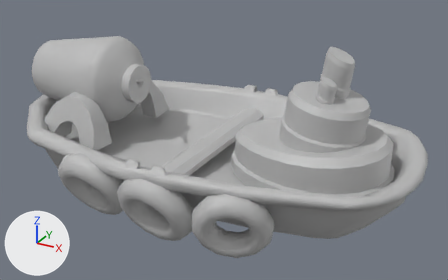
An edit to the FBX model Assets/Meshes/MeshTugBoat.fbx, drawn before and after from the same camera.
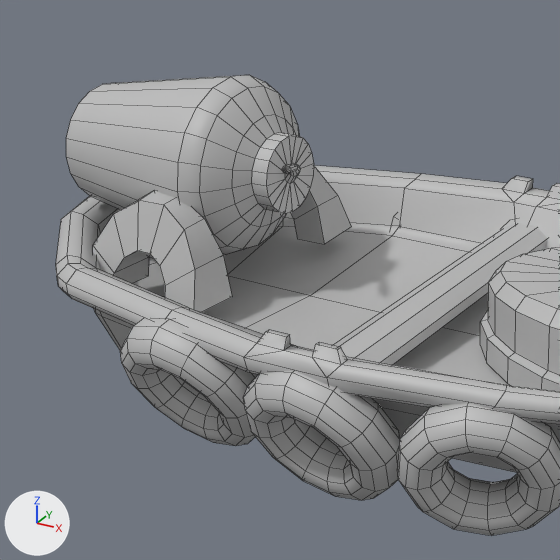
Old and new are each drawn whole from a camera (50 mm lens) standing at (0.101, -0.1669, 0.1001) and looking at (0.0093, -0.0001, 0.0167) and again close up on the part from 0% to 60% of the width and 0% to 96% of the height. Every picture has the same lights, and +X, +Y and +Z are marked at lower left. The close-ups show mesh edges as thin lines. Where no turn or scale is listed for an object, it has been applied to the vertices.

Objects in the first close-up: 'MeshTugBoat', 'MeshTugBoatGun1'.
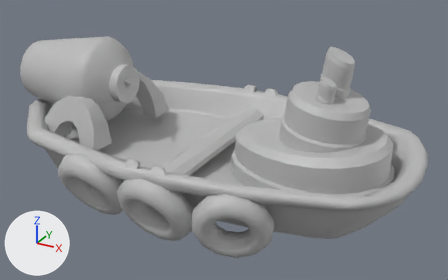
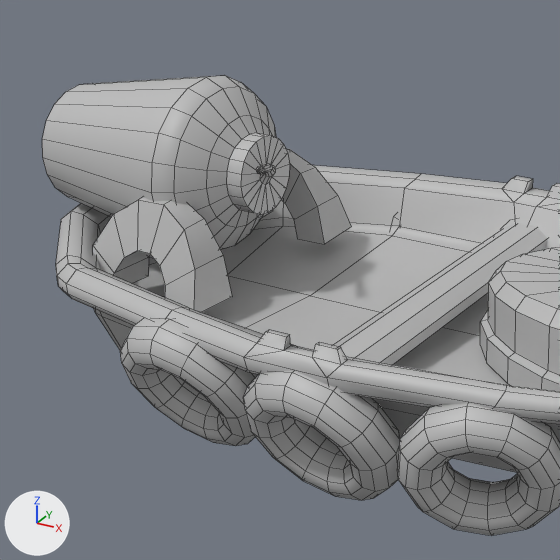
The newer file is also turned or shifted as a whole; pictures and numbers use the older file's frame.

The change, as JSON lines over the scene's bpy script:
```json
{"op": "add", "block": "me_mesh_001_1", "code": ["me_mesh_001_1 = bpy.data.meshes.new('Mesh.001')", "me_mesh_001_1.from_pydata(...)  # 182 vertices, 200 faces; spans x -0.0249..0.0213, y -0.0164..0.0148, z -0.0152..0.016", "me_mesh_001_1.materials.append(mat_lambert1)  # grey #bcbcbc"]}
{"op": "remove", "block": "ob_meshtugboatgun1", "code": ["ob_meshtugboatgun1 = bpy.data.objects.new('MeshTugBoatGun1', me_mesh_001)", "ob_meshtugboatgun1.location = (-0.04, 0.0011, 0.0302)"]}
{"op": "add", "block": "ob_meshtugboatgun", "code": ["ob_meshtugboatgun = bpy.data.objects.new('MeshTugBoatGun', me_mesh_001_1)", "ob_meshtugboatgun.location = (-0.0434, -0.0012, 0.0302)"]}
```

Changed parts and their boxes (x1, y1, x2, y2) in the close-ups (560 x 560 px):
```json
{"object": "MeshTugBoatGun1", "change": "deleted", "before": [66, 75, 314, 255]}
{"object": "MeshTugBoatGun", "change": "added", "after": [42, 75, 290, 250]}
```
